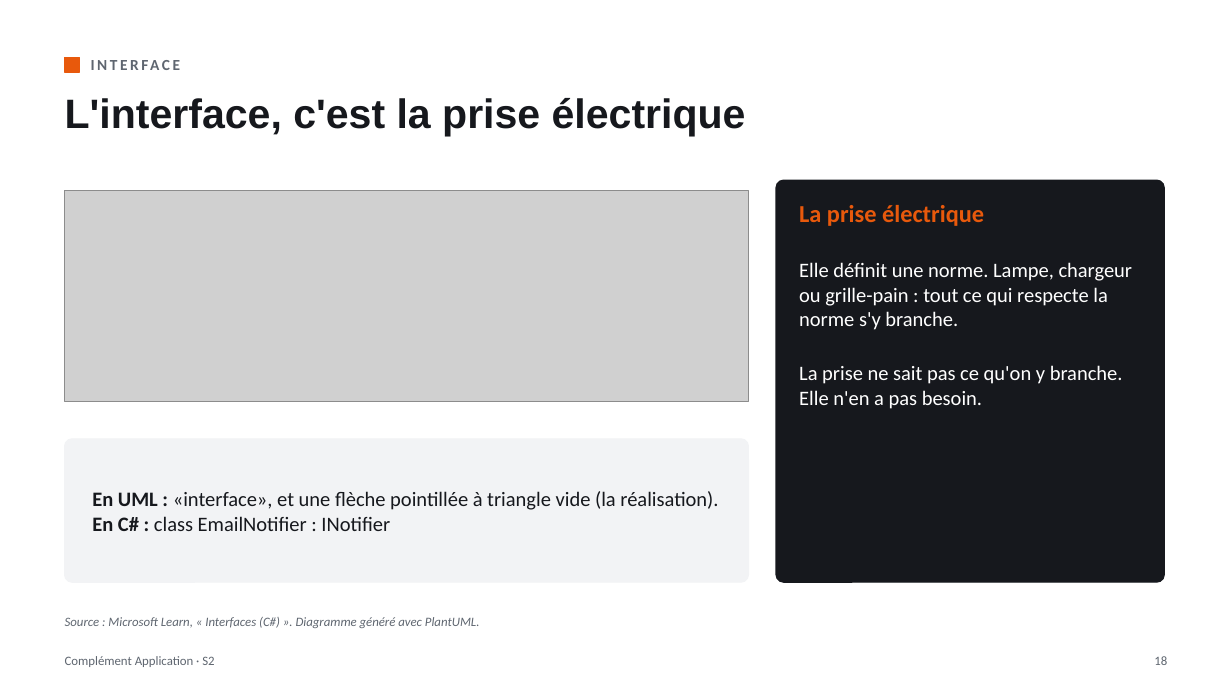
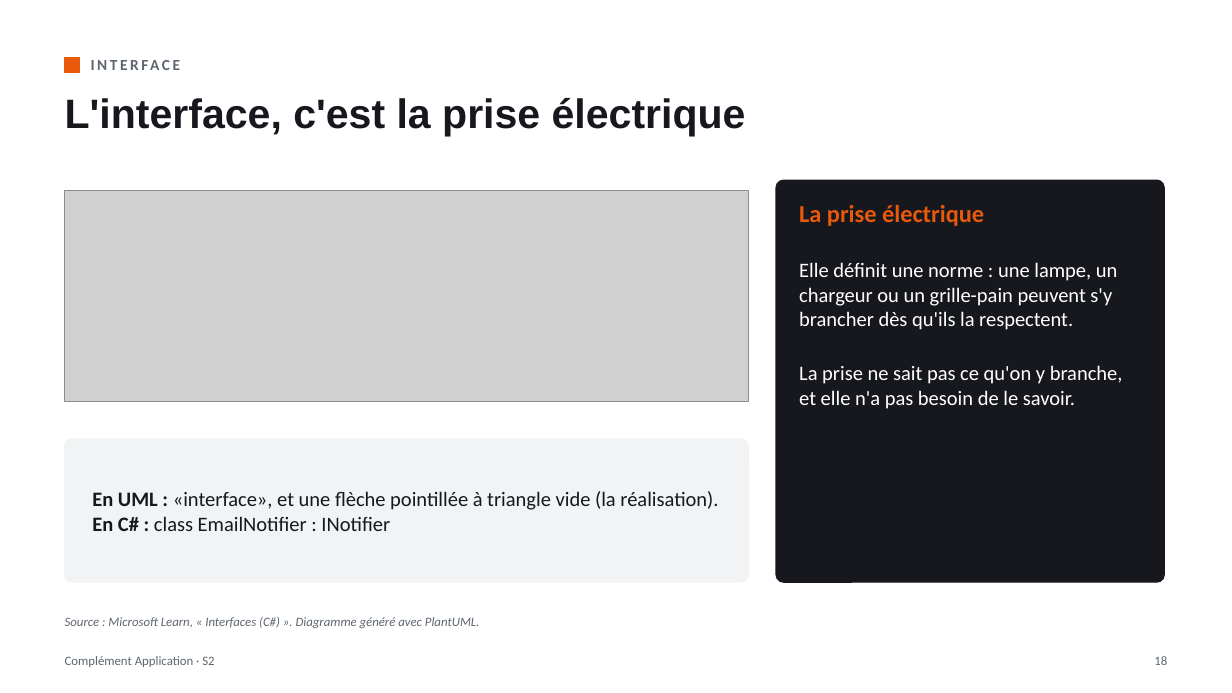
Before and after one commit to lle-condorcet/condorcet-2027, a slide deck: slide 18 of slides/20260930_LLE_CA_S02.pptx. Drawn at 1232x693 pixels with LibreOffice and Linux fonts; fonts in the diff are those of the drawing; grey boxes stand for pictures. Boxes give left, top, right and bottom in pixels: in the first picture for what was removed or moved away, otherwise in the second. Text is boxed around its words. In the diff, an @@ line names an element or a change of style, - is before the commit and + after.

```diff
--- a/slides/20260930_LLE_CA_S02.pptx
+++ b/slides/20260930_LLE_CA_S02.pptx
@@ text at box(799, 262, 1123, 409): text changed @@
-Elle définit une norme. Lampe, chargeur ou grille-pain : tout ce qui respecte la norme s'y branche.
-La prise ne sait pas ce qu'on y branche. Elle n'en a pas besoin.
+Elle définit une norme : une lampe, un chargeur ou un grille-pain peuvent s'y brancher dès qu'ils la respectent.
+La prise ne sait pas ce qu'on y branche, et elle n'a pas besoin de le savoir.
```
Also in this commit, not shown: 12 other slides changed, 2 other files.
